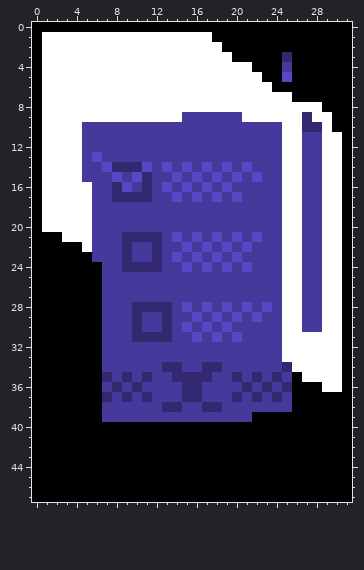
File history of a pixel-art sprite, InCheckIn/Assets/Obsession.png. Above is the file before it was changed.
The file is 32x48 pixels.
The result:
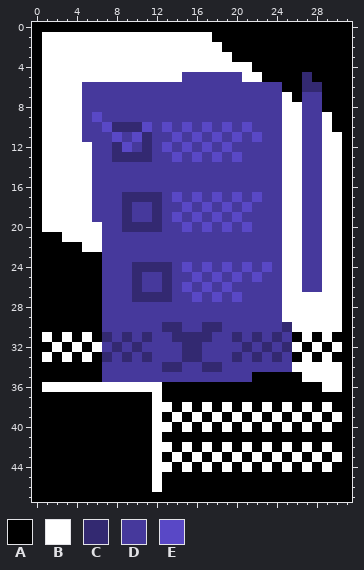
Palette (. is transparent): A #000000  B #ffffff  C #332971  D #46399c  E #5948c6
Edits made:
@@ x 0..31 @@
  2 ABBBBBBBBBBBBBBBBBBAAAAAAAAAAAAA
- 3 ABBBBBBBBBBBBBBBBBBBAAAAACAAAAAA
- 4 ABBBBBBBBBBBBBBBBBBBBBAAADAAAAAA
- 5 ABBBBBBBBBBBBBBBBBBBBBBAAEAAAAAA
- 6 ABBBBBBBBBBBBBBBBBBBBBBBAAAAAAAA
- 7 ABBBBBBBBBBBBBBBBBBBBBBBBBAAAAAA
- 8 ABBBBBBBBBBBBBBBBBBBBBBBBBBBBAAA
- 9 ABBBBBBBBBBBBBBDDDDDDBBBBBBCBBAA
-10 ABBBBDDDDDDDDDDDDDDDDDDDDBBCCBAA
-11 ABBBBDDDDDDDDDDDDDDDDDDDDBBDDBBA
-12 ABBBBDDDDDDDDDDDDDDDDDDDDBBDDBBA
-13 ABBBBDEDDDDDDDDDDDDDDDDDDBBDDBBA
-14 ABBBBDDECCCEDEDEDEDEDEDDDBBDDBBA
-15 ABBBBDDDEDECDDEDEDEDEDEDDBBDDBBA
-16 ABBBBBDDCEDCDEDEDEDEDDDDDBBDDBBA
-17 ABBBBBDDCCCCDDEDEDEDEDDDDBBDDBBA
-18 ABBBBBDDDDDDDDDDDDDDDDDDDBBDDBBA
-19 ABBBBBDDDDDDDDDDDDDDDDDDDBBDDBBA
-20 ABBBBBDDDDDDDDDDDDDDDDDDDBBDDBBA
-21 AAABBBDDDCCCCDEDEDEDEDEDDBBDDBBA
-22 AAAAABDDDCDDCDDEDEDEDEDDDBBDDBBA
-23 AAAAAADDDCDDCDEDEDEDEDDDDBBDDBBA
-24 AAAAAAADDCCCCDDEDEDEDEDDDBBDDBBA
-25 AAAAAAADDDDDDDDDDDDDDDDDDBBDDBBA
-26 AAAAAAADDDDDDDDDDDDDDDDDDBBDDBBA
-27 AAAAAAADDDDDDDDDDDDDDDDDDBBDDBBA
-28 AAAAAAADDDCCCCDEDEDEDEDEDBBDDBBA
-29 AAAAAAADDDCDDCDDEDEDEDEDDBBDDBBA
-30 AAAAAAADDDCDDCDEDEDEDDDDDBBDDBBA
-31 AAAAAAADDDCCCCDDEDEDEDDDDBBBBBBA
-32 AAAAAAADDDDDDDDDDDDDDDDDDBBBBBBA
-33 AAAAAAADDDDDDDDDDDDDDDDDDBBBBBBA
-34 AAAAAAADDDDDDCCDDCCDDDDDDCBBBBBA
-35 AAAAAAACDCDCDDCCCCDDCDCDCDABBBBA
-36 AAAAAAADCDCDDDDCCDDDDCDCDCAAABBA
-37 AAAAAAACDCDCDDDCCDDDCDCDCDAAAAAA
-38 AAAAAAADDDDDDCCDDCCDDDDDDDAAAAAA
-39 AAAAAAADDDDDDDDDDDDDDDAAAAAAAAAA
-40 AAAAAAAAAAAAAAAAAAAAAAAAAAAAAAAA
-41 AAAAAAAAAAAAAAAAAAAAAAAAAAAAAAAA
-42 AAAAAAAAAAAAAAAAAAAAAAAAAAAAAAAA
-43 AAAAAAAAAAAAAAAAAAAAAAAAAAAAAAAA
-44 AAAAAAAAAAAAAAAAAAAAAAAAAAAAAAAA
-45 AAAAAAAAAAAAAAAAAAAAAAAAAAAAAAAA
-46 AAAAAAAAAAAAAAAAAAAAAAAAAAAAAAAA
+ 3 ABBBBBBBBBBBBBBBBBBBAAAAAAAAAAAA
+ 4 ABBBBBBBBBBBBBBBBBBBBBAAAAAAAAAA
+ 5 ABBBBBBBBBBBBBBDDDDDDBBAAAACAAAA
+ 6 ABBBBDDDDDDDDDDDDDDDDDDDDAACCAAA
+ 7 ABBBBDDDDDDDDDDDDDDDDDDDDBADDAAA
+ 8 ABBBBDDDDDDDDDDDDDDDDDDDDBBDDAAA
+ 9 ABBBBDEDDDDDDDDDDDDDDDDDDBBDDBAA
+10 ABBBBDDECCCEDEDEDEDEDEDDDBBDDBAA
+11 ABBBBDDDEDECDDEDEDEDEDEDDBBDDBBA
+12 ABBBBBDDCEDCDEDEDEDEDDDDDBBDDBBA
+13 ABBBBBDDCCCCDDEDEDEDEDDDDBBDDBBA
+14 ABBBBBDDDDDDDDDDDDDDDDDDDBBDDBBA
+15 ABBBBBDDDDDDDDDDDDDDDDDDDBBDDBBA
+16 ABBBBBDDDDDDDDDDDDDDDDDDDBBDDBBA
+17 ABBBBBDDDCCCCDEDEDEDEDEDDBBDDBBA
+18 ABBBBBDDDCDDCDDEDEDEDEDDDBBDDBBA
+19 ABBBBBDDDCDDCDEDEDEDEDDDDBBDDBBA
+20 ABBBBBBDDCCCCDDEDEDEDEDDDBBDDBBA
+21 AAABBBBDDDDDDDDDDDDDDDDDDBBDDBBA
+22 AAAAABBDDDDDDDDDDDDDDDDDDBBDDBBA
+23 AAAAAAADDDDDDDDDDDDDDDDDDBBDDBBA
+24 AAAAAAADDDCCCCDEDEDEDEDEDBBDDBBA
+25 AAAAAAADDDCDDCDDEDEDEDEDDBBDDBBA
+26 AAAAAAADDDCDDCDEDEDEDDDDDBBDDBBA
+27 AAAAAAADDDCCCCDDEDEDEDDDDBBBBBBA
+28 AAAAAAADDDDDDDDDDDDDDDDDDBBBBBBA
+29 AAAAAAADDDDDDDDDDDDDDDDDDBBBBBBA
+30 AAAAAAADDDDDDCCDDCCDDDDDDCBBBBBA
+31 ABABABACDCDCDDCCCCDDCDCDCDABABAA
+32 AABABABDCDCDDDDCCDDDDCDCDCBABABA
+33 ABABABACDCDCDDDCCDDDCDCDCDABABAA
+34 AAAAAAADDDDDDCCDDCCDDDDDDDBBBBBA
+35 AAAAAAADDDDDDDDDDDDDDDAAAAABBBBA
+36 ABBBBBBBBBBBBAAAAAAAAAAAAAAAABBA
+37 AAAAAAAAAAAABAAAAAAAAAAAAAAAAAAA
+38 AAAAAAAAAAAABBABABABABABABABABAA
+39 AAAAAAAAAAAABABABABABABABABABABA
+40 AAAAAAAAAAAABBABABABABABABABABAA
+41 AAAAAAAAAAAABAAAAAAAAAAAAAAAAAAA
+42 AAAAAAAAAAAABBABABABABABABABABAA
+43 AAAAAAAAAAAABABABABABABABABABABA
+44 AAAAAAAAAAAABBABABABABABABABABAA
+45 AAAAAAAAAAAABAAAAAAAAAAAAAAAAAAA
+46 AAAAAAAAAAAABAAAAAAAAAAAAAAAAAAA
 47 AAAAAAAAAAAAAAAAAAAAAAAAAAAAAAAA
